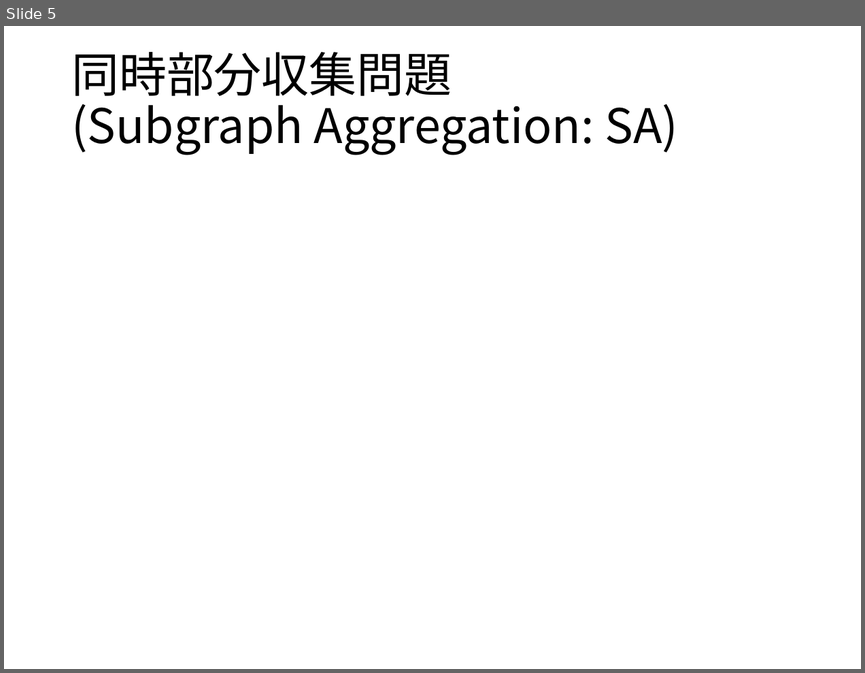
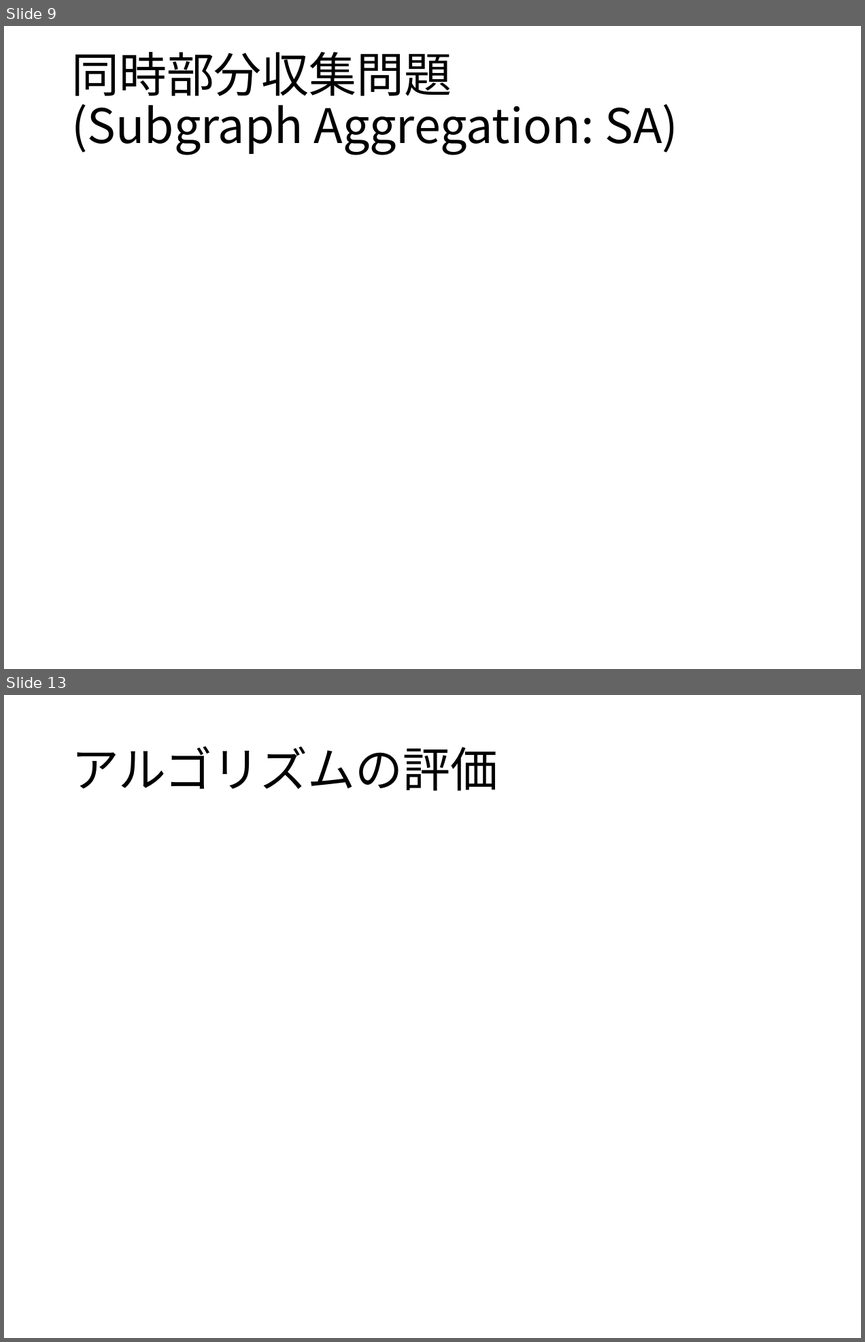
Before and after one commit to ssmr0410/share, a slide deck: slide/mizutani_pre.pptx. Shown one above the other, each under a label of ours: slide 5 before the commit, slides 9 and 13 after it; the slides between them are not shown. The pictures are 865x673 and 865x1342 pixels, drawn with LibreOffice and Linux fonts; fonts in the diff are those of the drawing; grey boxes stand for pictures. Boxes give left, top, right and bottom in pixels: in the first picture for what was removed or moved away, otherwise in the second. Text is boxed around its words. In the diff, an @@ line names an element or a change of style, - is before the commit and + after.

```diff
--- a/slide/mizutani_pre.pptx
+++ b/slide/mizutani_pre.pptx
@@ slide 13 added at bbox=[4, 695, 861, 1338], background #FFFFFF @@
@@ title added at bbox=[71, 746, 498, 791], 40 pt, text #000000 @@
+アルゴリズムの評価
@@ what was slide 5 is now slide 9 @@
```
Also in this commit, not shown: 2 slides changed, 2 other slides added, 1 slide removed.
